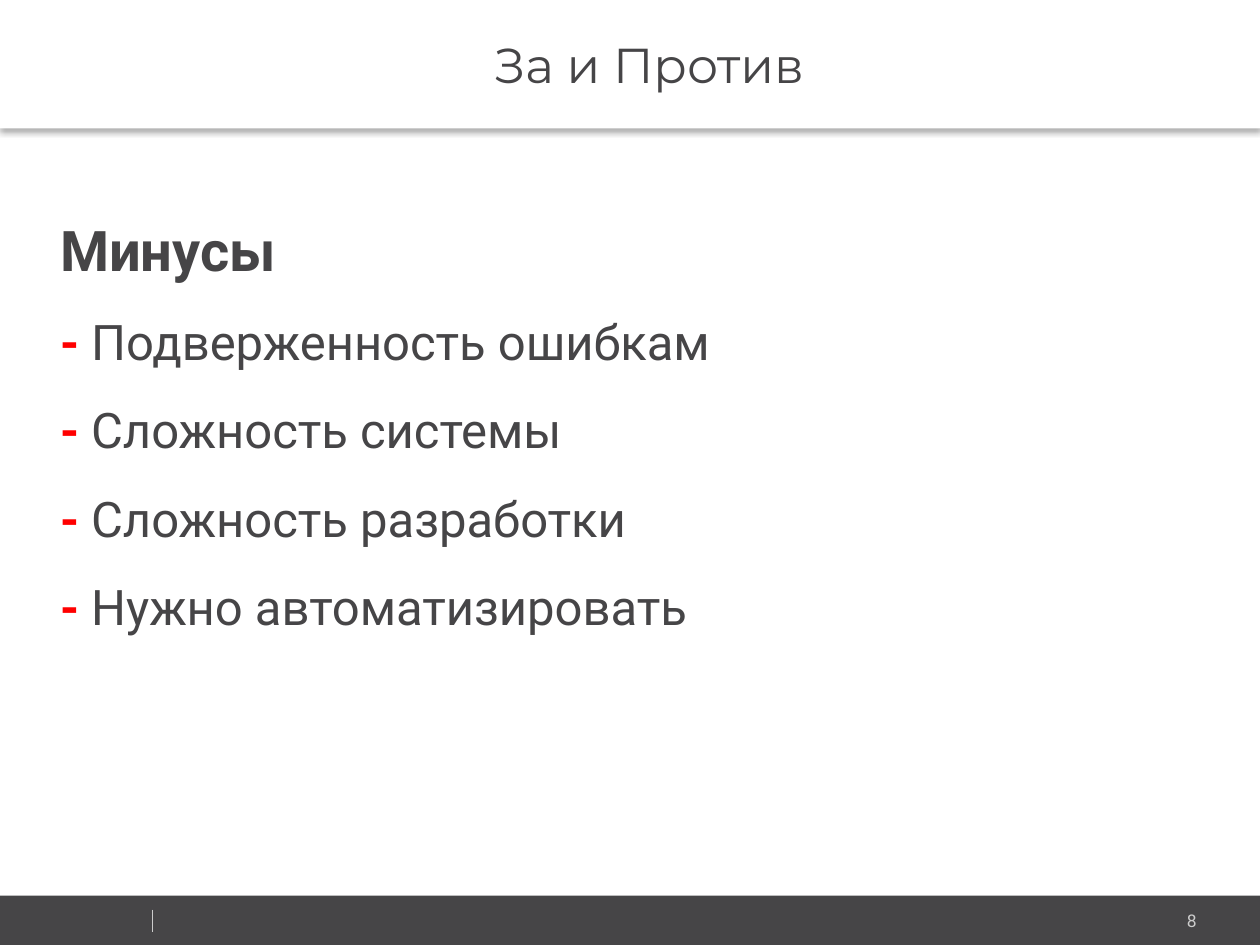
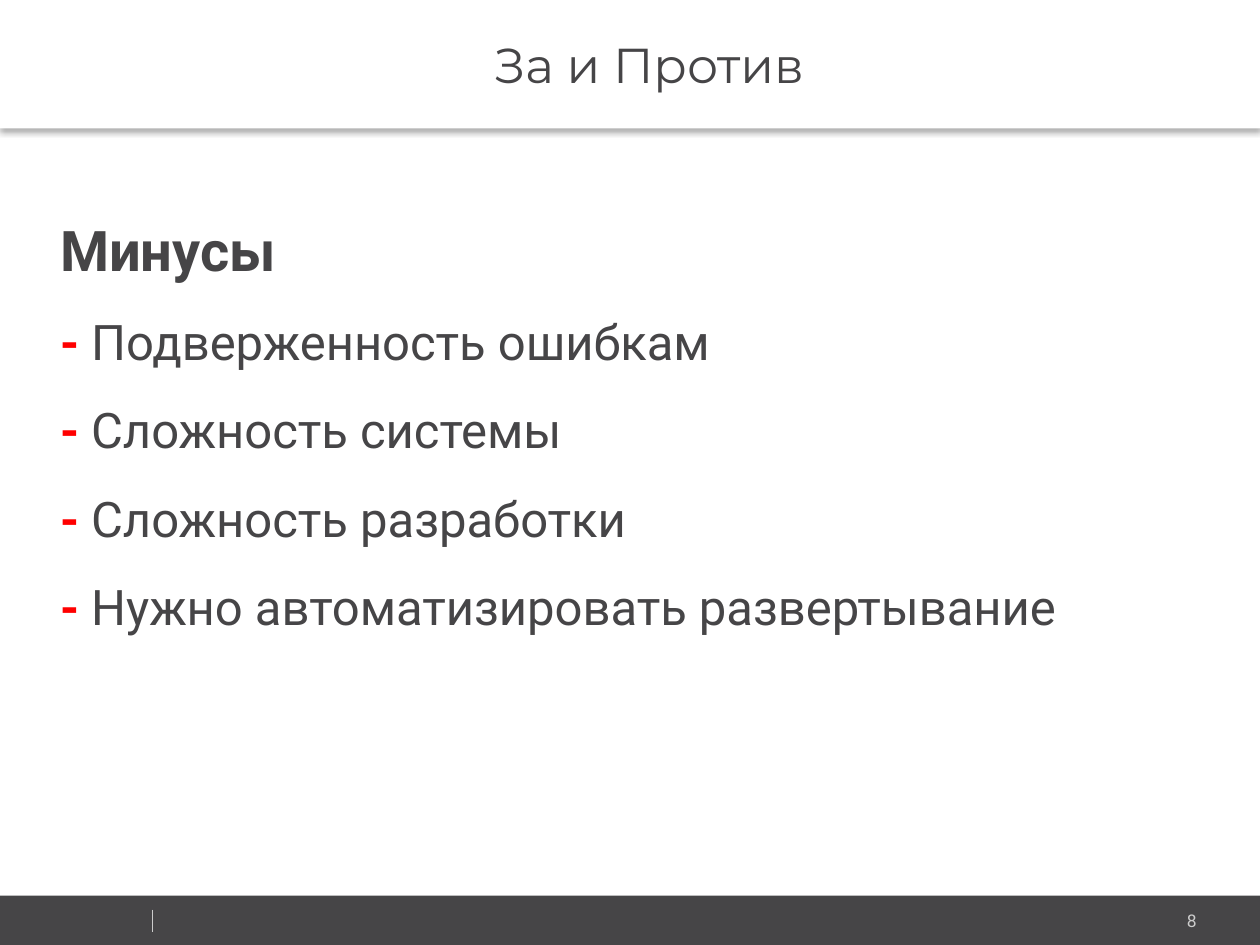
Before and after one commit to vitali-kviatkouski/personal, a slide deck: slide 8 of Microservices.pptx. Drawn at 1260x945 pixels with LibreOffice and Linux fonts; fonts in the diff are those of the drawing; background and template pictures are left out. Boxes give left, top, right and bottom in pixels: in the first picture for what was removed or moved away, otherwise in the second. Text is boxed around its words. In the diff, an @@ line names an element or a change of style, - is before the commit and + after.

```diff
--- a/Microservices.pptx
+++ b/Microservices.pptx
@@ text at [91,590,1056,636]: text changed @@
-  - Нужно автоматизировать
+  - Нужно автоматизировать развертывание
```
Also in this commit, not shown: 1 other slide changed.
